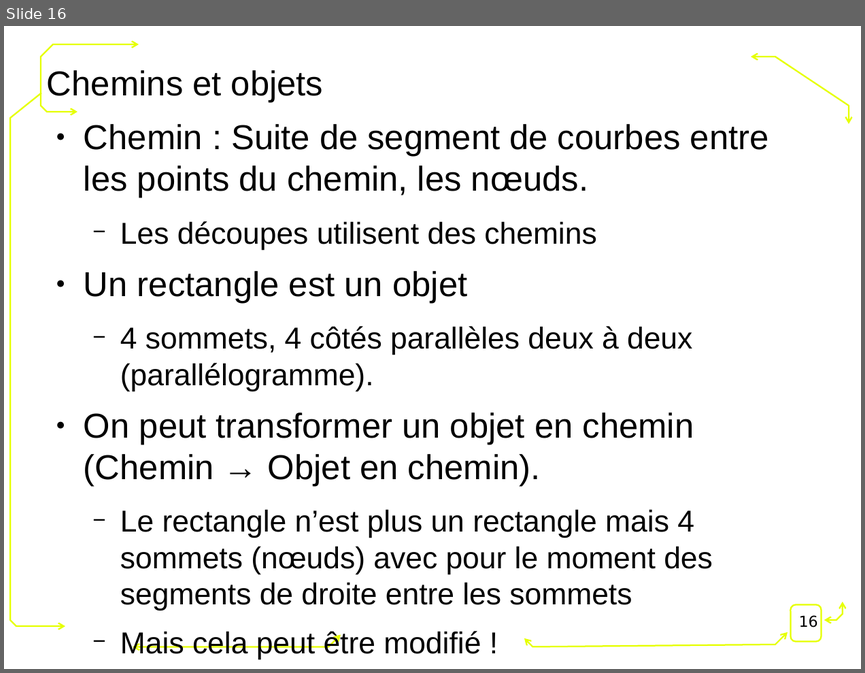
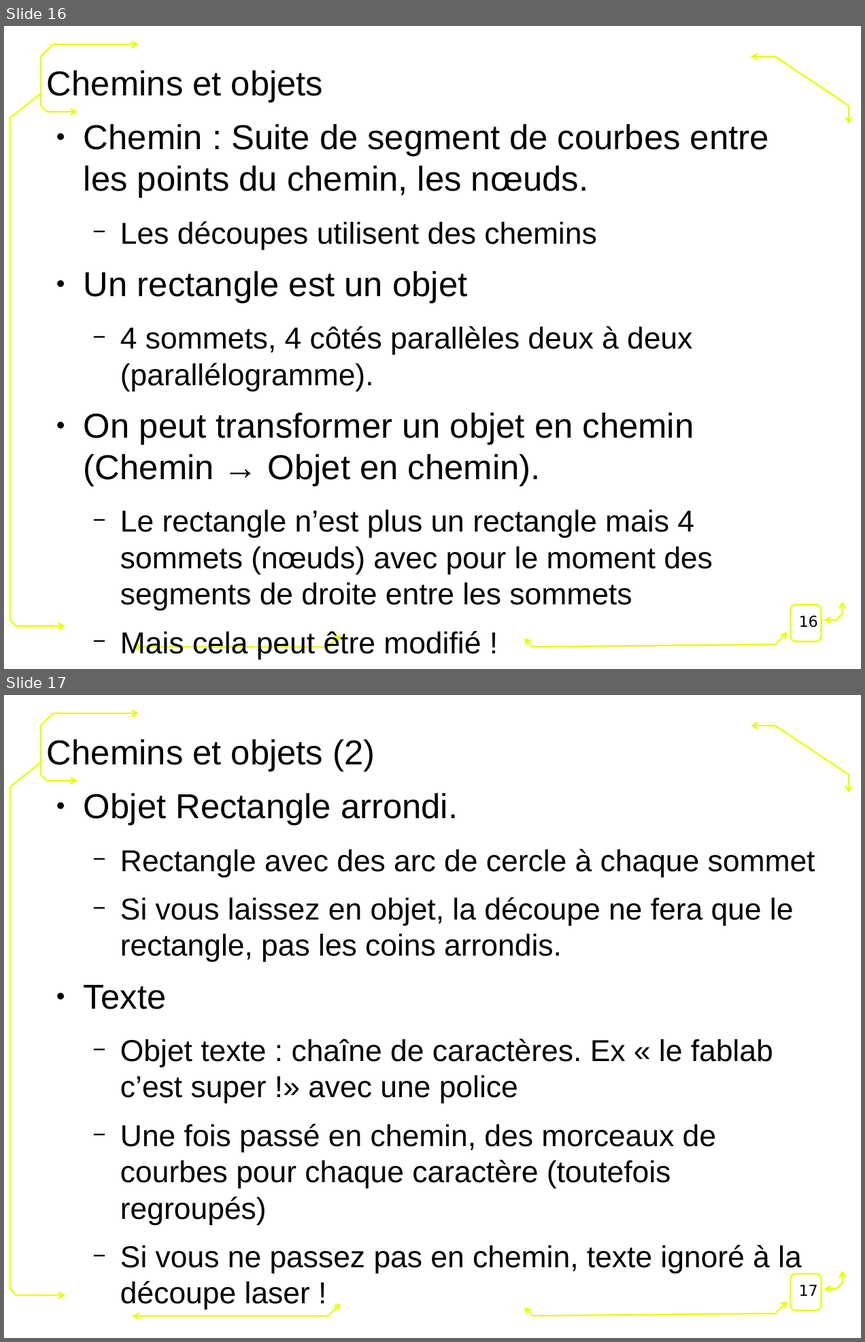
Before and after one commit to FablabLannion/Formation-Fondation-Orange, a slide deck: conception2D.odp. Shown one above the other, each under a label of ours: slide 16 before the commit, slides 16 and 17 after it. The pictures are 865x673 and 865x1342 pixels, drawn with LibreOffice and Linux fonts; fonts in the diff are those of the drawing; background and template pictures are left out. Boxes give left, top, right and bottom in pixels: in the first picture for what was removed or moved away, otherwise in the second. Text is boxed around its words. In the diff, an @@ line names an element or a change of style, - is before the commit and + after.

Commit message:
Fichiers à jour
Ajout formation Fablab inkscape laser

```diff
--- a/conception2D.odp
+++ b/conception2D.odp
@@ slide 17 added at (4, 695, 861, 1338), background #FFFFFF; not listed: 7 template elements that a slide beside it also shows @@
@@ title added at (47, 739, 375, 771), 32 pt, text #000000 @@
+Chemins et objets (2)
@@ text added at (84, 793, 815, 1310), 28 pt, text #000000 @@
+● Objet Rectangle arrondi.
+  − Rectangle avec des arc de cercle à chaque sommet
+  − Si vous laissez en objet, la découpe ne fera que le rectangle, pas les coins arrondis.
+● Texte
+  − Objet texte : chaîne de caractères. Ex « le fablab c’est super !» avec une police
+  − Une fois passé en chemin, des morceaux de courbes pour chaque caractère (toutefois regroupés)
+  − Si vous ne passez pas en chemin, texte ignoré à la découpe laser !
@@ page number added at (799, 1284, 818, 1295), 14 pt, text #000000 @@
+17
```
Also in this commit, not shown: 7 slides changed, 6 other slides added, 1 slide removed, 2 other files.
